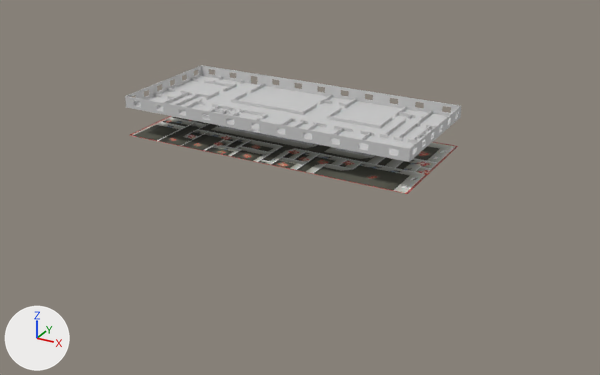
A saved change to the FBX model Assets/Models/Aviculture/Hatchery/Meshes/Hatchery.fbx.
One viewpoint serves both versions: a camera (50 mm lens) standing at (12.99, -22.96, 8.83) and looking at (0.91, -1.0, -2.15). Lighting does not change. The marker at lower left points along +X, +Y and +Z. The picture after the commit comes second. Where no turn or scale is listed for an object, it has been applied to the vertices.
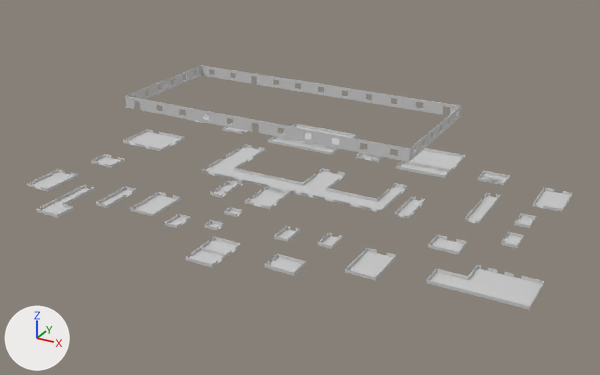
What differs and where, as boxes [x1, y1, x2, y2] in the pictures (600 x 375 px):
'ref', deleted: before [130, 116, 458, 194]
'Room 00', moved: before [199, 80, 430, 142]; after [201, 144, 425, 219]
'Room 09', moved: before [331, 132, 425, 156]; after [426, 265, 544, 310]
'Room 07', moved: before [328, 98, 406, 125]; after [396, 148, 466, 178]
'Room 06', moved: before [233, 83, 332, 112]; after [268, 123, 357, 155]
'Room 03', moved: before [168, 78, 231, 95]; after [123, 129, 185, 151]
'Room 12', moved: before [304, 123, 343, 140]; after [345, 248, 397, 281]
'Room 19', moved: before [226, 109, 266, 125]; after [185, 236, 241, 268]
'Room 10', moved: before [417, 110, 458, 128]; after [533, 187, 573, 212]
'Room 14', moved: before [156, 92, 199, 111]; after [36, 185, 94, 218]
'Room 11', moved: before [179, 101, 219, 116]; after [130, 192, 181, 217]
'Room 08', moved: before [384, 114, 425, 139]; after [465, 193, 500, 224]
'Room 01', moved: before [134, 93, 175, 107]; after [27, 169, 78, 191]
'Room 16', moved: before [334, 127, 370, 139]; after [428, 235, 467, 255]
'Room 25', moved: before [277, 127, 285, 135]; after [265, 254, 306, 276]
'Room 22', moved: before [174, 94, 210, 107]; after [96, 186, 137, 208]
'Room 13', moved: before [399, 106, 432, 119]; after [478, 171, 510, 185]
'Room 02', moved: before [155, 88, 187, 98]; after [91, 154, 125, 168]
'Room 20', moved: before [202, 105, 231, 120]; after [204, 207, 243, 231]
'Room 15', moved: before [324, 94, 356, 105]; after [356, 149, 385, 162]
'Room 17', moved: before [294, 120, 316, 129]; after [318, 233, 343, 249]
'Room 23', moved: before [281, 118, 304, 127]; after [274, 226, 300, 242]
'Room 24', moved: before [413, 133, 434, 142]; after [501, 232, 524, 248]
'Room 21', moved: before [202, 108, 225, 116]; after [165, 214, 191, 228]
'Room 18', moved: before [422, 125, 442, 135]; after [514, 213, 536, 228]
'Room 05', moved: before [213, 76, 242, 85]; after [222, 123, 247, 134]
'Room 04', moved: before [191, 73, 222, 82]; after [187, 114, 209, 123]

Patch to the scene script:
```diff
--- a/Assets/Models/Aviculture/Hatchery/Meshes/Hatchery.fbx.py
+++ b/Assets/Models/Aviculture/Hatchery/Meshes/Hatchery.fbx.py
@@ ob_room_11 @@
 ob_room_11 = bpy.data.objects.new('Room 11', me_mesh_013)
-ob_room_11.location = (0.0, 0.0, 0.0)
+ob_room_11.location = (-0.14, -2.25, -2.55)
@@ ob_room_03 @@
 ob_room_03 = bpy.data.objects.new('Room 03', me_mesh_005)
-ob_room_03.location = (0.0, 0.0, 0.0)
+ob_room_03.location = (-2.51, 0.26, -2.55)
@@ ob_room_22 @@
 ob_room_22 = bpy.data.objects.new('Room 22', me_mesh_025)
-ob_room_22.location = (0.0, 0.0, 0.0)
+ob_room_22.location = (-0.94, -3.16, -2.55)
@@ ob_room_17 @@
 ob_room_17 = bpy.data.objects.new('Room 17', me_mesh_019)
-ob_room_17.location = (0.0, 0.0, 0.0)
+ob_room_17.location = (2.05, -2.19, -2.55)
@@ ob_room_21 @@
 ob_room_21 = bpy.data.objects.new('Room 21', me_mesh_024)
-ob_room_21.location = (0.0, 0.0, 0.0)
+ob_room_21.location = (0.53, -2.93, -2.55)
@@ ob_room_04 @@
 ob_room_04 = bpy.data.objects.new('Room 04', me_mesh_006)
-ob_room_04.location = (0.0, 0.0, 0.0)
+ob_room_04.location = (-1.93, 2.21, -2.55)
@@ ob_room_08 @@
 ob_room_08 = bpy.data.objects.new('Room 08', me_mesh_010)
-ob_room_08.location = (0.0, 0.0, 0.0)
+ob_room_08.location = (2.53, 0.74, -2.55)
@@ ob_room_15 @@
 ob_room_15 = bpy.data.objects.new('Room 15', me_mesh_017)
-ob_room_15.location = (0.0, 0.0, 0.0)
+ob_room_15.location = (0.5, 1.72, -2.55)
@@ ob_room_10 @@
 ob_room_10 = bpy.data.objects.new('Room 10', me_mesh_012)
-ob_room_10.location = (0.0, 0.0, 0.0)
+ob_room_10.location = (3.64, 1.37, -2.55)
@@ ob_room_16 @@
 ob_room_16 = bpy.data.objects.new('Room 16', me_mesh_018)
-ob_room_16.location = (0.0, 0.0, 0.0)
+ob_room_16.location = (3.55, -0.76, -2.55)
@@ ob_room_09 @@
 ob_room_09 = bpy.data.objects.new('Room 09', me_mesh_011)
-ob_room_09.location = (0.0, 0.0, 0.0)
+ob_room_09.location = (4.24, -1.99, -2.55)
@@ ob_room_19 @@
 ob_room_19 = bpy.data.objects.new('Room 19', me_mesh_023)
-ob_room_19.location = (0.0, 0.0, 0.0)
+ob_room_19.location = (1.49, -4.07, -2.55)
@@ ob_room_00 @@
 ob_room_00 = bpy.data.objects.new('Room 00', me_mesh_002)
-ob_room_00.location = (0.0, 0.0, 0.0)
+ob_room_00.location = (0.0, 0.0, -2.55)
@@ ob_room_18 @@
 ob_room_18 = bpy.data.objects.new('Room 18', me_mesh_020)
-ob_room_18.location = (0.0, 0.0, 0.0)
+ob_room_18.location = (3.03, 0.45, -2.55)
@@ ob_room_14 @@
 ob_room_14 = bpy.data.objects.new('Room 14', me_mesh_016)
-ob_room_14.location = (0.0, 0.0, 0.0)
+ob_room_14.location = (-1.8, -3.75, -2.55)
@@ ob_ref @@
-ob_ref = bpy.data.objects.new('ref', me_mesh)
@@ ob_room_25 @@
 ob_room_25 = bpy.data.objects.new('Room 25', me_mesh_027)
-ob_room_25.location = (0.0, 0.0, 0.0)
+ob_room_25.location = (1.83, -3.36, -2.55)
@@ ob_room_20 @@
 ob_room_20 = bpy.data.objects.new('Room 20', me_mesh_022)
-ob_room_20.location = (0.0, 0.0, 0.0)
+ob_room_20.location = (1.69, -2.09, -2.55)
@@ ob_room_13 @@
 ob_room_13 = bpy.data.objects.new('Room 13', me_mesh_015)
-ob_room_13.location = (0.0, 0.0, 0.0)
+ob_room_13.location = (2.34, 1.83, -2.55)
@@ ob_room_05 @@
 ob_room_05 = bpy.data.objects.new('Room 05', me_mesh_007)
-ob_room_05.location = (0.0, 0.0, 0.0)
+ob_room_05.location = (-0.87, 1.83, -2.55)
@@ ob_room_24 @@
 ob_room_24 = bpy.data.objects.new('Room 24', me_mesh_021)
-ob_room_24.location = (0.0, 0.0, 0.0)
+ob_room_24.location = (3.05, -0.29, -2.55)
@@ ob_room_07 @@
 ob_room_07 = bpy.data.objects.new('Room 07', me_mesh_009)
-ob_room_07.location = (0.0, 0.0, 0.0)
+ob_room_07.location = (1.28, 2.95, -2.55)
@@ ob_room_12 @@
 ob_room_12 = bpy.data.objects.new('Room 12', me_mesh_014)
-ob_room_12.location = (0.0, 0.0, 0.0)
+ob_room_12.location = (2.99, -2.53, -2.55)
@@ ob_room_01 @@
 ob_room_01 = bpy.data.objects.new('Room 01', me_mesh_003)
-ob_room_01.location = (0.0, 0.0, 0.0)
+ob_room_01.location = (-2.63, -2.38, -2.55)
@@ ob_room_02 @@
 ob_room_02 = bpy.data.objects.new('Room 02', me_mesh_004)
-ob_room_02.location = (0.0, 0.0, 0.0)
+ob_room_02.location = (-2.15, -1.18, -2.55)
@@ ob_room_06 @@
 ob_room_06 = bpy.data.objects.new('Room 06', me_mesh_008)
-ob_room_06.location = (0.0, 0.0, 0.0)
+ob_room_06.location = (-0.42, 3.03, -2.55)
@@ ob_room_23 @@
 ob_room_23 = bpy.data.objects.new('Room 23', me_mesh_026)
-ob_room_23.location = (0.0, 0.0, 0.0)
+ob_room_23.location = (1.17, -2.42, -2.55)
```
